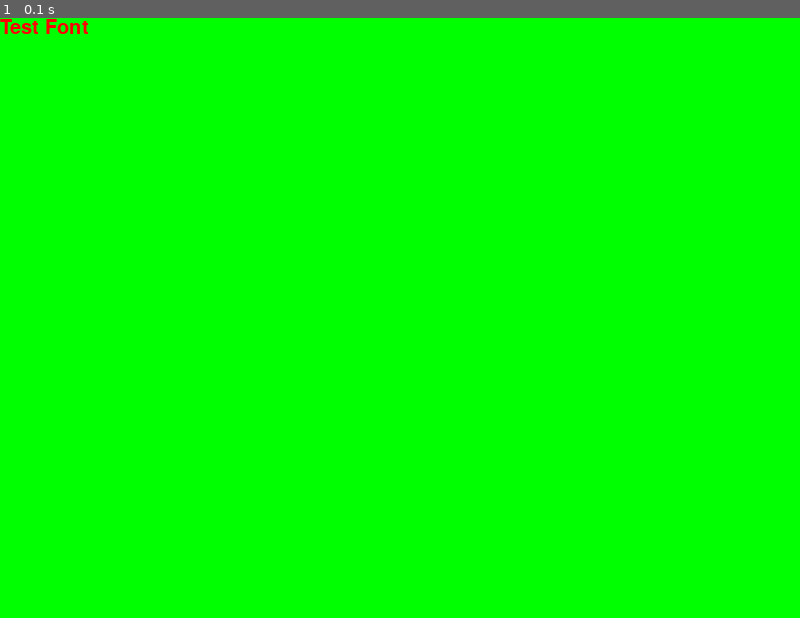
Above: before the commit, frame 1.
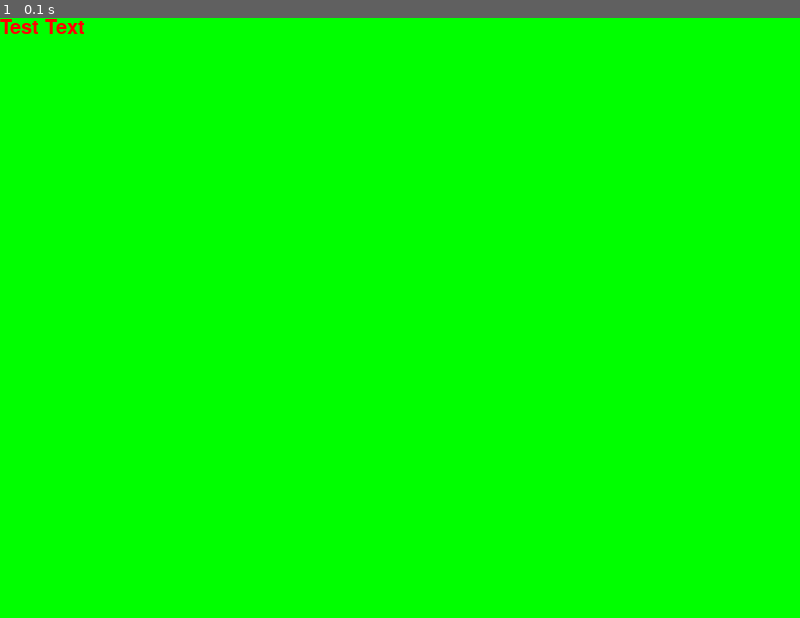
Above: after the commit, the same moment.

Repository: rongcuid/Pygame-RPG-Engine
Game: pygame game, started from Game.py
The game is run twice, just before and just after one commit, with the same random seed, the same clock (stepped at 60 frames per second) and the same inputs.
Inputs:
- Up to frame 1 (0.1 s): no input

The runs differ from the first frame. In frame 1, less than 0.1% of the frame differs, in the area x 5-11%, y 0-3%.

Commit message:
Added tile test, and started to implement Map

Diff:
--- a/EventManager.py
+++ b/EventManager.py
@@ -51,7 +51,7 @@
             self.UpdateListeners()
             self.ConsumeEventQueue()
         elif not isinstance(event, Events.LogicTickEvent):
-            Debug("    Message: "+event.name)
+            Debug("Message: "+event.name)
 
     # ------
     def ConsumeEventQueue(self):
--- a/Game.py
+++ b/Game.py
@@ -2,6 +2,8 @@
 This file is the Model part of the game.
 Contains class Game
 '''
+
+import sys
 import pygame
 from pygame.locals import *
 
@@ -12,6 +14,7 @@
 import Events
 import Controllers
 import Views
+import Map
 
 #--------------------------------------
 class Game:
@@ -28,6 +31,8 @@
         self.evManager.RegisterListener( self )
 
         self.state = Game.STATE_PREPARING
+
+        self.map = Map.Map( evManager )
     #----------------
     def Notify(self, event):
         pass
--- a/GameConstants.py
+++ b/GameConstants.py
@@ -14,3 +14,8 @@
 DIRECTION_DOWN = 1
 DIRECTION_LEFT = 2
 DIRECTION_RIGHT = 3
+
+TILESIZE = 16 # Width and Height of tile
+# TODO: Read from json map file
+TILESET_TILESIZE = 32 # Width/Height if a tile in tileset
+TILESET_SPACING = 0 # Spacing between tiles
--- a/Map.py
+++ b/Map.py
@@ -4,62 +4,74 @@
 @author: carl
 '''
 
+import sys
 import pygame
 from pygame.locals import *
 
+from Debug import Debug
+
+import GameConstants
+import EventManager
 import Events
 
-from GameConstants import *
-
-#----------------------------------
-class Map:
-    '''
-    '''
-    STATE_PREPARING = 0
-    STATE_BUILT = 1
-
-    # ------------------------------------------
-    def __init__(self,evManager):
+#-----------------------------
+class Map():
+    STATE_PREPARING = 'Preparing'
+    STATE_BUILT = 'Built'
+    def __init__(self, evManager):
         self.evManager = evManager
+        self.evManager.RegisterListener( self )
 
         self.state = Map.STATE_PREPARING
 
-        self.sectors = []
-        self.startSectorIndex = 0
+        self.tileList = []
+        self.LoadTileList('data/test1_tileset.png')
+    #-----------------------
+    def Build(self):
+        # TODO: Basic builds
+        pass
+    #-----------------------
+    def CanMove(self, tileX, tileY, direction):
+        '''
+        @return: Returns if charactor can move in certain
+        direction on tile (tileX,tileY)
+        '''
+        # TODO: Implement this
+        pass
+    #-----------------------
+    def LoadTileList(self, filename):
+        '''
+        Loads tile list from tileset
+        '''
+        try:
+            tilesetImg = pygame.image.load(filename)
+        except:
+            print("Error: Tile set file ",filename,"does not exist.")
+            pygame.quit()
+            sys.exit()
+        Debug("Tileset is successfully loaded")
+        tilesetWidth,tilesetHeight = tilesetImg.get_size()
+        for tile_y in range(0,
+                int(tilesetHeight/GameConstants.TILESET_TILESIZE)):
+            for tile_x in range(0,
+                    int(tilesetWidth / GameConstants.TILESET_TILESIZE)):
+                rect = (tile_x * GameConstants.TILESET_TILESIZE,
+                        tile_y * GameConstants.TILESET_TILESIZE,
+                        GameConstants.TILESIZE,GameConstants.TILESIZE)
+                self.tileList.append(tilesetImg.subsurface(rect))
+        Debug("Tileset list is successfully created")
 
-    #-----------------------------------
-    def Build(self):
-        for i in range(9):
-            #self.sectors[i] = Sector( self.evManager )
-            self.sectors.append(Sector(self.evManager))
-        for i in range(3,9):
-            self.sectors[i].neighbors[DIRECTION_UP] = self.sectors[i - 3]
-        for i in range(0,6):
-            self.sectors[i].neighbors[DIRECTION_DOWN] = self.sectors[i + 3]
-        for i in [1,2,4,5,7,8]:
-            self.sectors[i].neighbors[DIRECTION_LEFT] = self.sectors[i - 1]
-        for i in [0,1,3,4,6,7]:
-            self.sectors[i].neighbors[DIRECTION_RIGHT] = self.sectors[i + 1]
+    #-----------------------
+    def Notify(self,event):
+        '''
+        NOTE: should use imported event lists for levels
+        '''
+        pass
 
-        self.state = Map.STATE_BUILT
-
-        ev = Events.MapBuiltEvent(self)
-        self.evManager.Post(ev)
-
-# ----------------------------
-class Sector:
-    def __init__(self,evManager):
+#--------------------------
+class Tile:
+    def __init__(self,evManager,surface=None):
+        '''
+        Initiates a tile. Can have surface to display
+        '''
         self.evManager = evManager
-
-        #self.neighbors = range(4)
-        self.neighbors = {}
-
-        self.neighbors[DIRECTION_UP] = None
-        self.neighbors[DIRECTION_DOWN] = None
-        self.neighbors[DIRECTION_LEFT] = None
-        self.neighbors[DIRECTION_RIGHT] = None
-
-    def MovePossible(self,direction):
-        if self.neighbors[direction]:
-            return 1
-#--------------------
--- a/Views.py
+++ b/Views.py
@@ -2,6 +2,8 @@
 This file is the View part of the game.
 Contains class PygameView
 '''
+
+import sys
 import pygame
 from pygame.locals import *
 
@@ -28,13 +30,18 @@
         pygame.display.set_caption( 'Test Game' )
         self.background = pygame.Surface( self.window.get_size() )
         self.background.fill( (0,255,0) )
-
+        # Test
         font = pygame.font.Font(None, 30)
-        text = "Test Font"
+        text = "Test Text"
         textImg = font.render( text, 1, (255,0,0))
         self.background.blit( textImg,(0,0) )
+
+        #testTilesetImg = pygame.image.load('data/test1_tileset.png')
+        #testTile = testTilesetImg.subsurface(0,0,32,32)
+        #self.background.blit( testTile, (0,0) )
+        #-----------
+
         self.window.blit(self.background,(0,0))
-
         pygame.display.flip()
 
     #-------------------------------
--- /dev/null
+++ b/data/test1-3x3.json
@@ -0,0 +1,39 @@
+{ "height":3,
+ "layers":[
+        {
+         "data":[1, 2, 3, 2, 2, 2, 3, 3, 3],
+         "height":3,
+         "name":"Tile Layer 1",
+         "opacity":1,
+         "type":"tilelayer",
+         "visible":true,
+         "width":3,
+         "x":0,
+         "y":0
+        }],
+ "orientation":"orthogonal",
+ "properties":
+    {
+
+    },
+ "tileheight":32,
+ "tilesets":[
+        {
+         "firstgid":1,
+         "image":"..\/..\/..\/..\/..\/..\/..\/usr\/share\/tiled\/examples\/sewer_tileset.png",
+         "imageheight":217,
+         "imagewidth":192,
+         "margin":0,
+         "name":"Test",
+         "properties":
+            {
+
+            },
+         "spacing":0,
+         "tileheight":32,
+         "tilewidth":32
+        }],
+ "tilewidth":32,
+ "version":1,
+ "width":3
+}
--- /dev/null
+++ b/data/test1-3x3.tmx
@@ -0,0 +1,11 @@
+<?xml version="1.0" encoding="UTF-8"?>
+<map version="1.0" orientation="orthogonal" width="3" height="3" tilewidth="32" tileheight="32">
+ <tileset firstgid="1" name="Test" tilewidth="32" tileheight="32">
+  <image source="../../../../../../../usr/share/tiled/examples/sewer_tileset.png" width="192" height="217"/>
+ </tileset>
+ <layer name="Tile Layer 1" width="3" height="3">
+  <data encoding="base64" compression="zlib">
+   eJxjZGBgYAJiZijNhMSHYQABnAAW
+  </data>
+ </layer>
+</map>
Binary file added: data/test1_tileset.png
